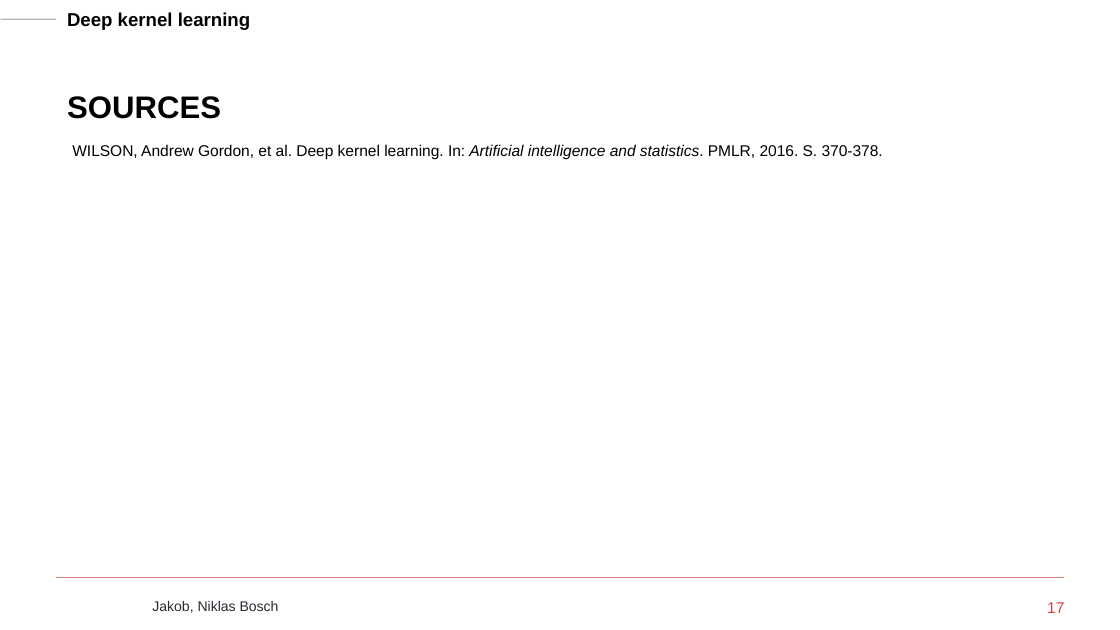
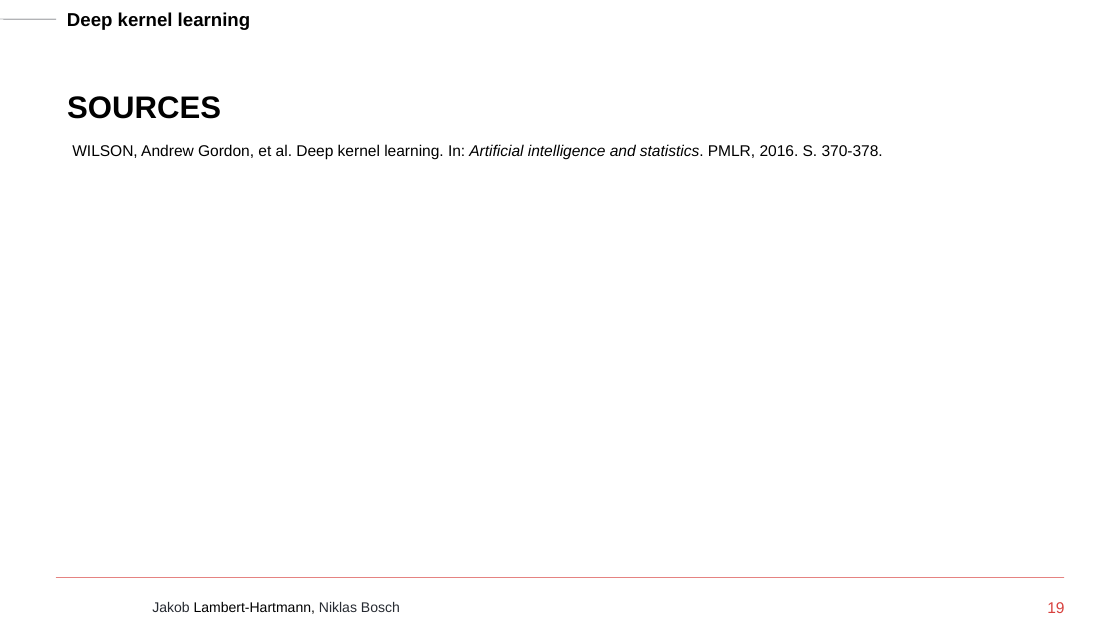
Before and after one commit to Naehrwerte/deep-kernel-learning, a slide deck: slide 19 of slides/jakob-slides.pptx (slide 17 before the commit). Drawn at 1120x630 pixels with LibreOffice and Linux fonts; fonts in the diff are those of the drawing; background and template pictures are left out. Boxes give left, top, right and bottom in pixels: in the first picture for what was removed or moved away, otherwise in the second. Text is boxed around its words. In the diff, an @@ line names an element or a change of style, - is before the commit and + after.

```diff
--- a/slides/jakob-slides.pptx
+++ b/slides/jakob-slides.pptx
@@ text at bbox=[152, 602, 400, 614]: text changed; text colour #262A31 to #000000 @@
-Jakob, Niklas Bosch
+Jakob Lambert-Hartmann, Niklas Bosch
@@ page number at bbox=[1047, 602, 1064, 613]: text changed @@
-17
+19
```
Also in this commit, not shown: 12 other slides changed, 5 slides added, 4 slides removed.
